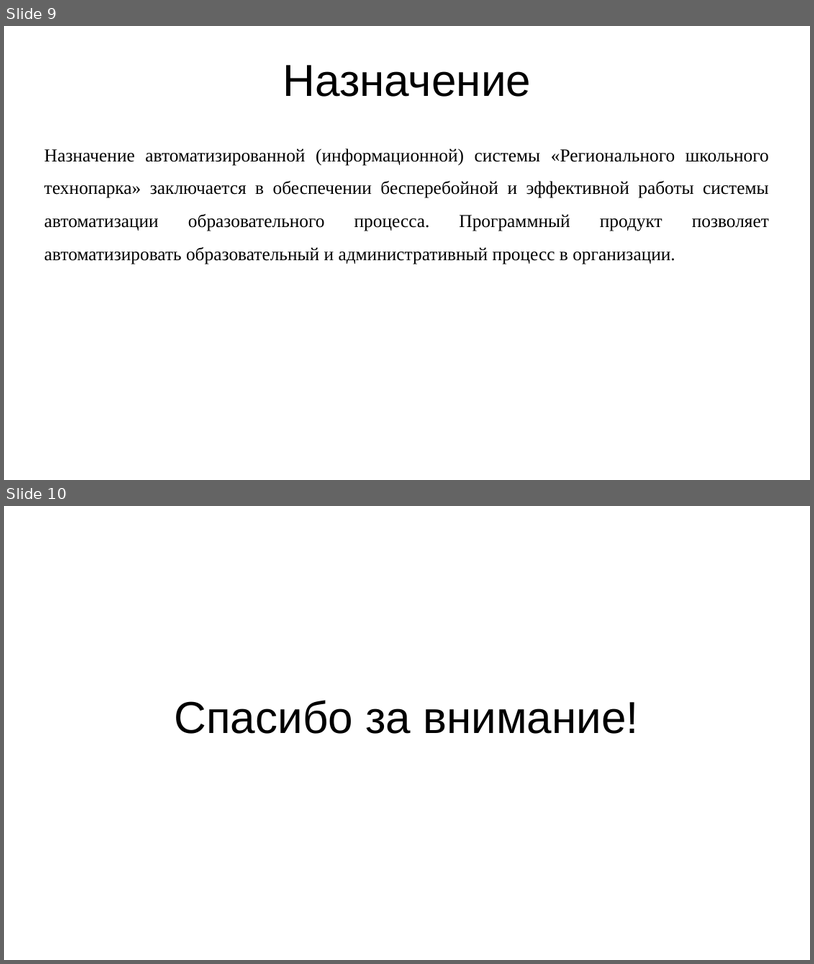
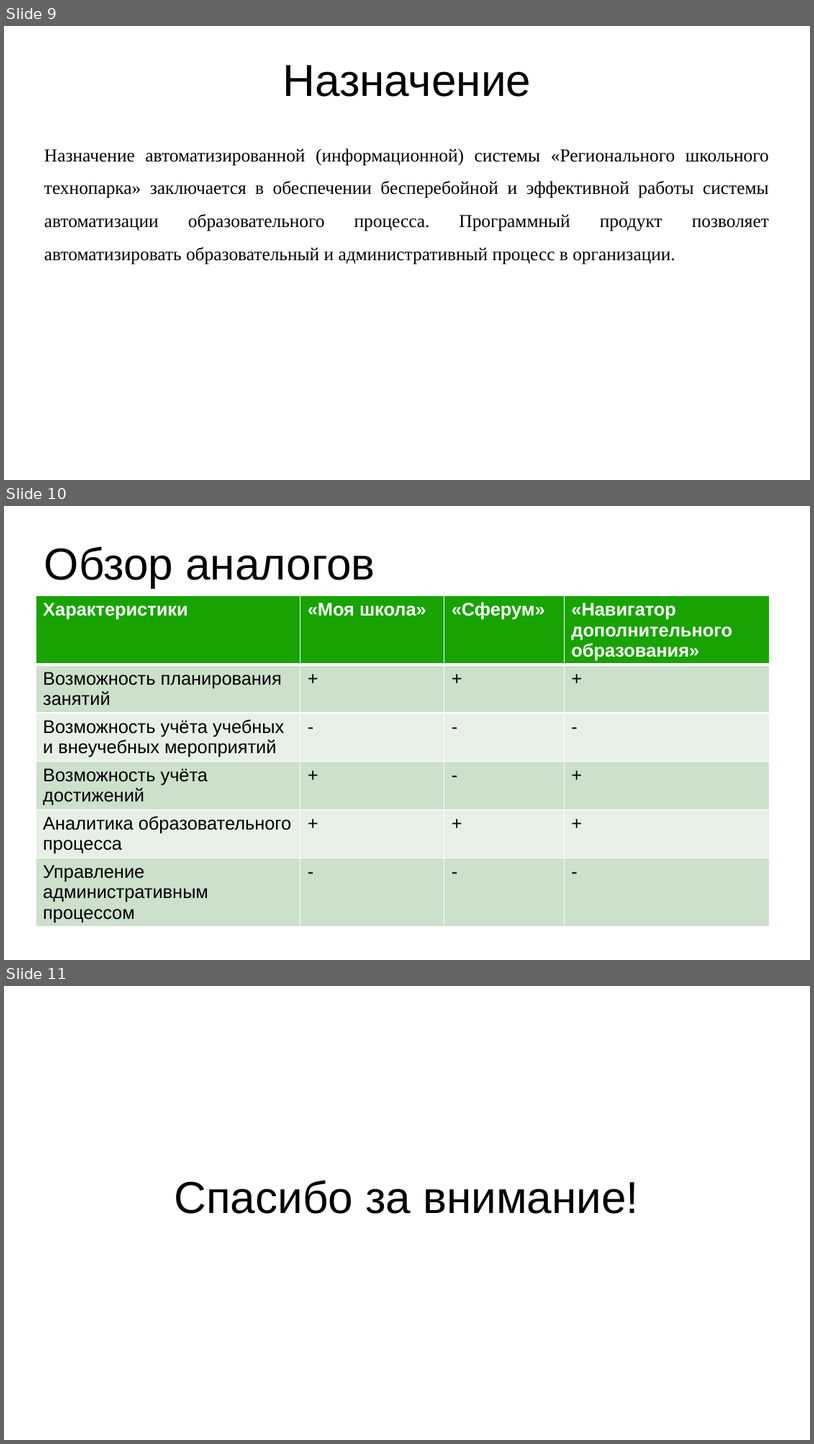
Before and after one commit to RAdKuzur/ASTU, a slide deck: Дипломная работа/Презентация диплома.pptx. Shown one above the other, each under a label of ours: slides 9 and 10 before the commit, slides 9, 10 and 11 after it. The pictures are 814x964 and 814x1444 pixels, drawn with LibreOffice and Linux fonts; fonts in the diff are those of the drawing. Boxes give left, top, right and bottom in pixels: in the first picture for what was removed or moved away, otherwise in the second. Text is boxed around its words. In the diff, an @@ line names an element or a change of style, - is before the commit and + after.

```diff
--- a/Дипломная работа/Презентация диплома.pptx
+++ b/Дипломная работа/Презентация диплома.pptx
@@ slide 10 added at (x1=4, y1=506, x2=810, y2=960), background #FFFFFF @@
@@ title added at (x1=44, y1=546, x2=375, y2=587), 44 pt, text #000000 @@
+Обзор аналогов
@@ table added at (x1=36, y1=596, x2=770, y2=947), 6 rows, 4 columns @@
+Характеристики | «Моя школа» | «Сферум» | «Навигатор дополнительного образования»
+Возможность планирования занятий | + | + | +
+Возможность учёта учебных и внеучебных мероприятий | - | - | -
+Возможность учёта достижений | + | - | +
+Аналитика образовательного процесса | + | + | +
+Управление административным процессом | - | - | -
@@ what was slide 10 is now slide 11 @@
```
Also in this commit, not shown: 3 slides changed.
